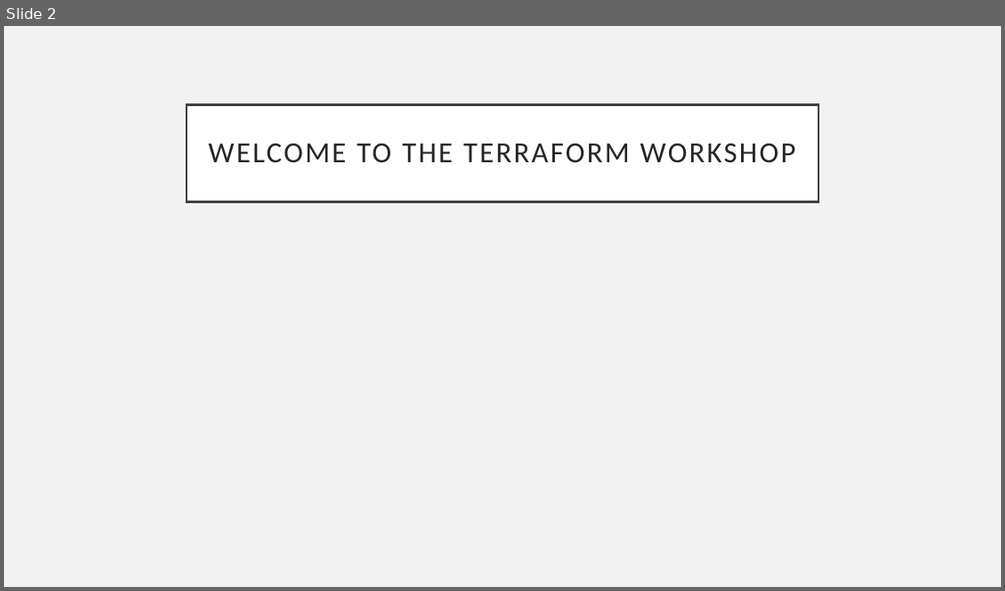
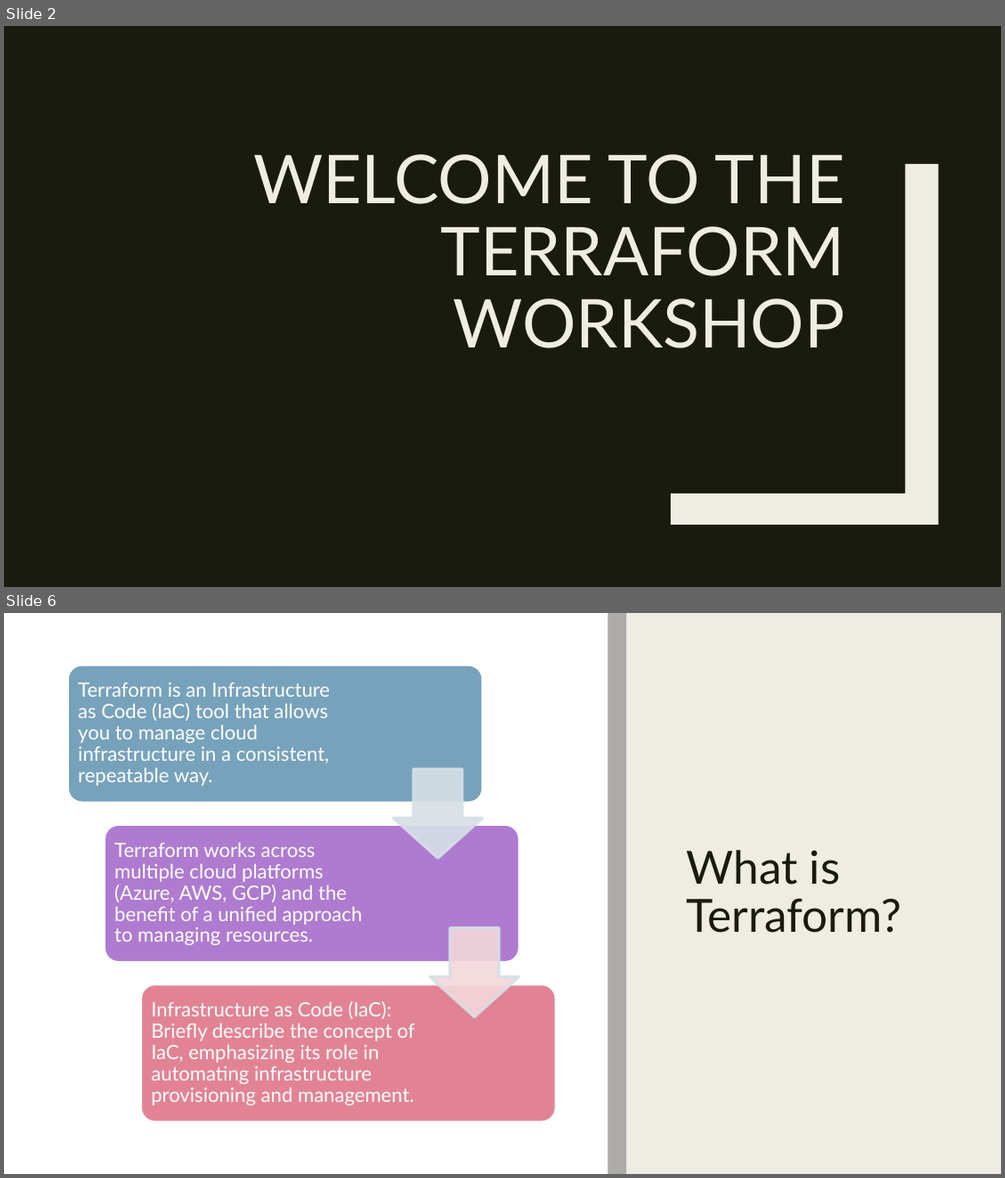
Before and after one commit to cwoodruff/terraform-workshop, a slide deck: slides/0-Introduction to Terraform.pptx. Shown one above the other, each under a label of ours: slide 2 before the commit, slides 2 and 6 after it; the slides between them are not shown. The pictures are 1005x591 and 1005x1178 pixels, drawn with LibreOffice and Linux fonts; fonts in the diff are those of the drawing. Boxes give left, top, right and bottom in pixels: in the first picture for what was removed or moved away, otherwise in the second. Text is boxed around its words. In the diff, an @@ line names an element or a change of style, - is before the commit and + after.

```diff
--- a/slides/0-Introduction to Terraform.pptx
+++ b/slides/0-Introduction to Terraform.pptx
@@ slide 6 added at <box>4,613,1001,1174</box>, background #FFFFFF @@
@@ rectangle added at <box>4,613,1001,1174</box>, fill #EFEDE3 @@
@@ rectangle added at <box>4,613,607,1174</box>, fill #FFFFFF @@
@@ rectangle added at <box>43,613,62,1174</box>, fill #191B0E @@
@@ rectangle added at <box>607,613,626,1174</box>, fill #808080 at 60% opacity @@
@@ title added at <box>686,850,901,933</box>, 44 pt, text #191B0E @@
+What is Terraform?
@@ group added at <box>68,666,556,1121</box>: 3 rounded rectangles, 3 texts, 2 down arrows @@
+Terraform is an Infrastructure as Code (IaC) tool that allows you to manage cloud infrastructure in a consistent, repeatable way.
+Terraform works across multiple cloud platforms (Azure, AWS, GCP) and the benefit of a unified approach to managing resources.
+Infrastructure as Code (IaC): Briefly describe the concept of IaC, emphasizing its role in automating infrastructure provisioning and management.
@@ slide 2 changed as well @@
@@ background #F2F2F2 to #191B0E @@
@@ title "WELCOME TO THE TERRAFORM WORKSHOP": place and size @@
-title "WELCOME TO THE TERRAFORM WORKSHOP" at <box>186,104,818,201</box>
+title "WELCOME TO THE TERRAFORM WORKSHOP" at <box>253,154,845,348</box>
@@ title "WELCOME TO THE TERRAFORM WORKSHOP" at <box>253,154,845,348</box>: size 28 to 64.8 pt, font Calibri to Lato, text colour #262626 to #EFEDE3, letter spacing 2 to 0 pt; alignment centre to right; line spacing 0.9 to 0.89; vertical alignment middle to bottom; fill #FFFFFF to none; outline #404040 2.5 pt to none @@
@@ freeform shape added at <box>671,164,938,524</box>, fill #EFEDE3 @@
```
Also in this commit, not shown: 3 other slides changed, 10 other slides added, 3 slides removed, 8 other files.
